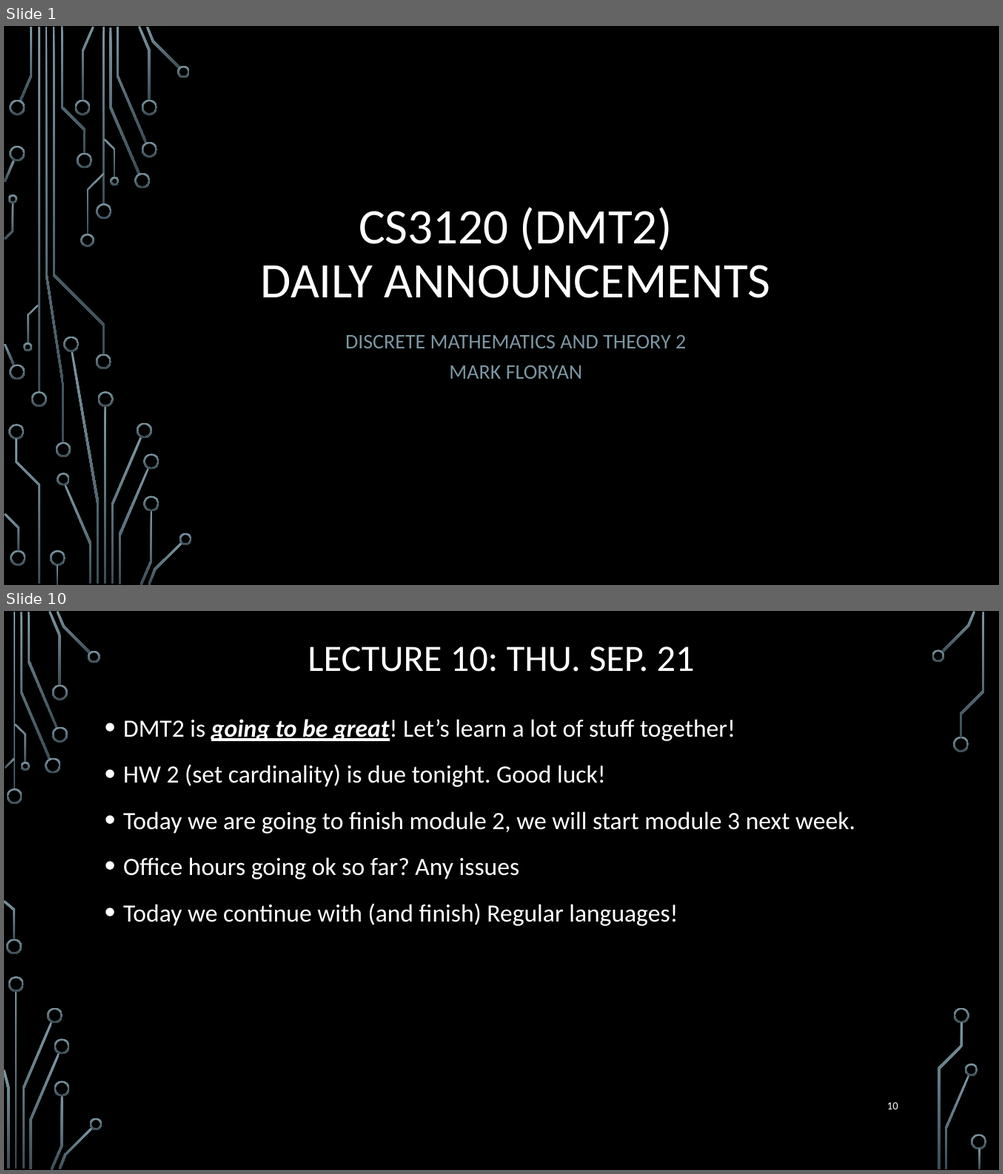
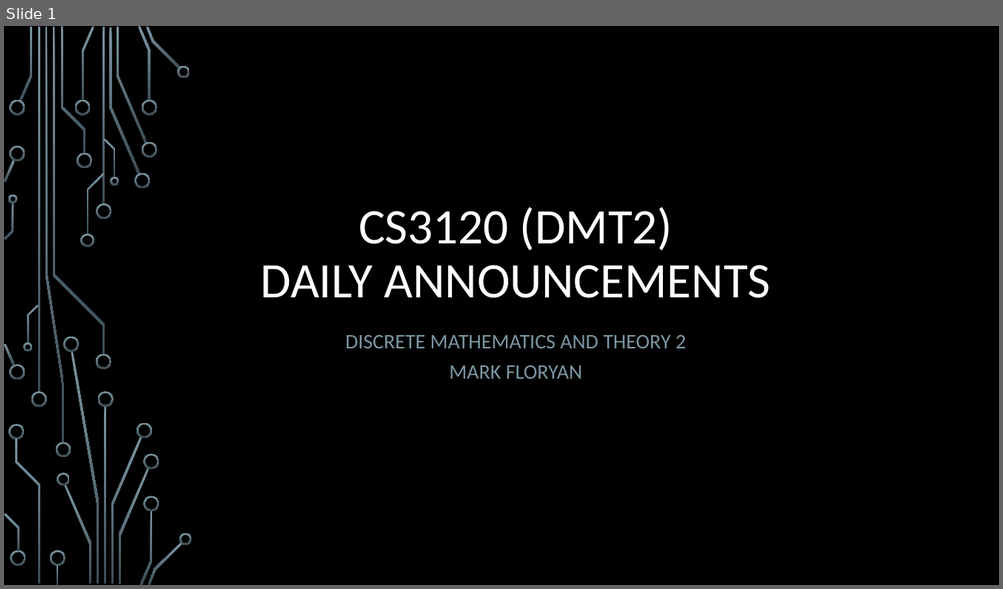
Before and after one commit to markfloryan/dmt2, a slide deck: slides/00-DailyAnnouncements.pptx. Shown one above the other, each under a label of ours: slides 1 and 10 before the commit, slide 1 after it; the slides between them are not shown. The pictures are 1003x1174 and 1003x589 pixels, drawn with LibreOffice and Linux fonts; fonts in the diff are those of the drawing; background and template pictures are left out. Boxes give left, top, right and bottom in pixels: in the first picture for what was removed or moved away, otherwise in the second. Text is boxed around its words. In the diff, an @@ line names an element or a change of style, - is before the commit and + after.

```diff
--- a/slides/00-DailyAnnouncements.pptx
+++ b/slides/00-DailyAnnouncements.pptx
@@ slide 10 removed at <box>4,611,999,1170</box>, background picture (left out) @@
@@ title removed at <box>307,647,694,672</box> @@
-LECTURE 10: THU. SEP. 21
@@ text removed at <box>123,719,855,926</box> @@
-• DMT2 is going to be great! Let’s learn a lot of stuff together!
-• HW 2 (set cardinality) is due tonight. Good luck!
-• Today we are going to finish module 2, we will start module 3 next week.
-• Office hours going ok so far? Any issues
-• Today we continue with (and finish) Regular languages!
@@ page number removed at <box>887,1102,898,1110</box> @@
-10
@@ group removed at <box>4,611,987,1170</box>: 33 freeform shapes, 3 rectangles @@
```
Also in this commit, not shown: 1 slide changed, 20 other slides removed, 5 other files.
